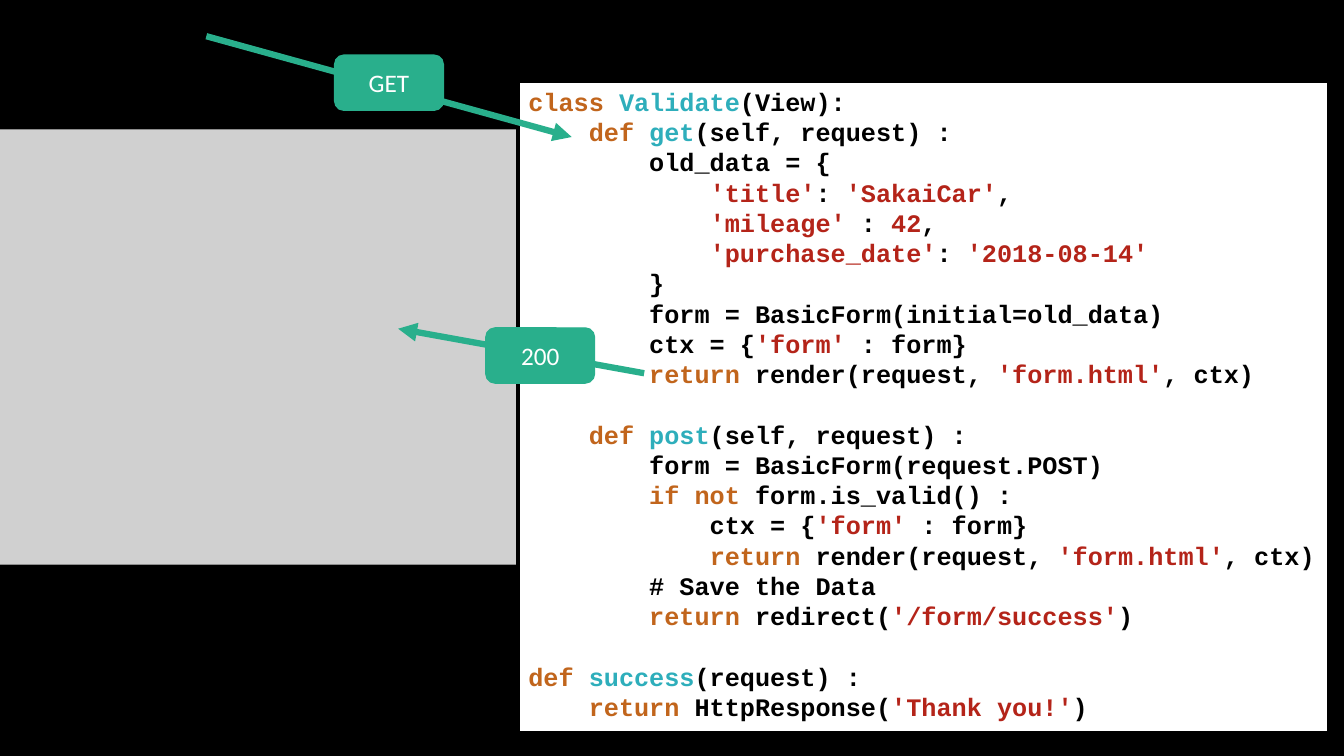
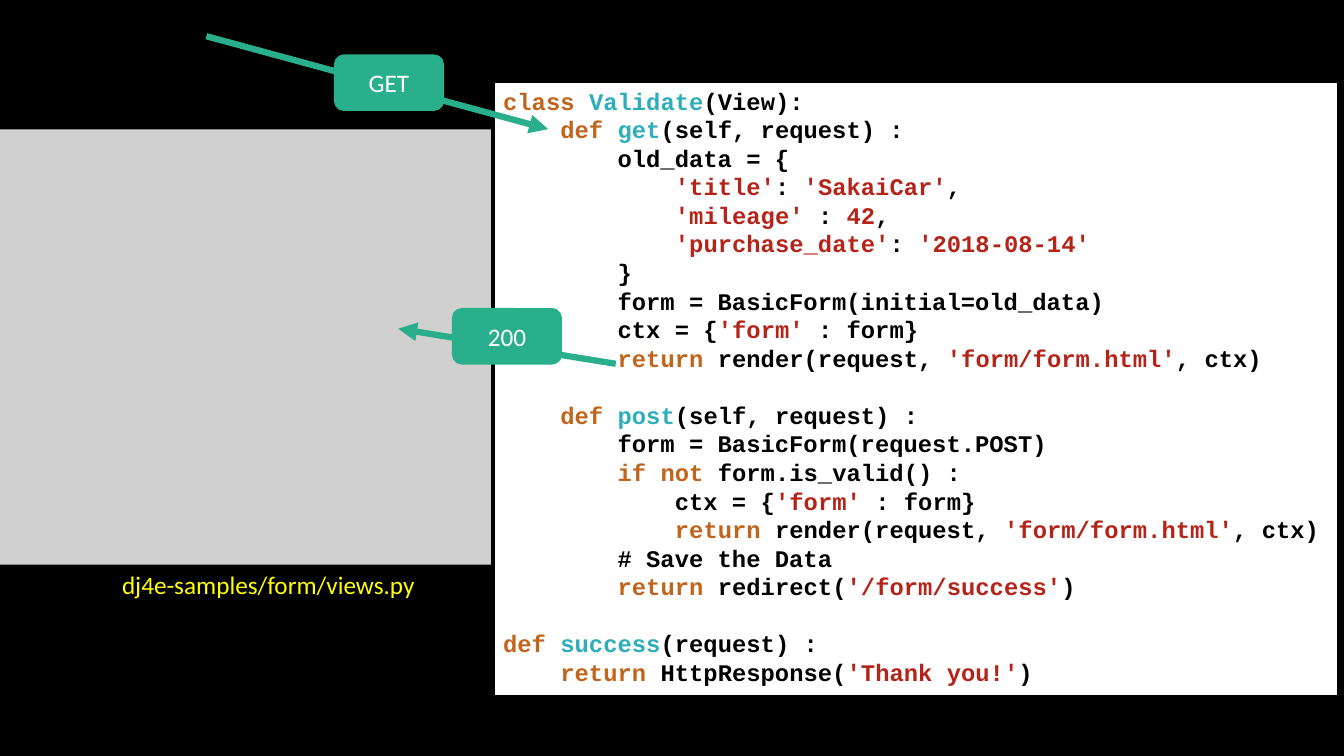
Before and after one commit to csev/dj4e, a slide deck: slide 25 of lectures/DJ-09-Forms.pptx (slide 24 before the commit). Drawn at 1344x756 pixels with LibreOffice and Linux fonts; fonts in the diff are those of the drawing; grey boxes stand for pictures. Boxes give left, top, right and bottom in pixels: in the first picture for what was removed or moved away, otherwise in the second. Text is boxed around its words. In the diff, an @@ line names an element or a change of style, - is before the commit and + after.

```diff
--- a/lectures/DJ-09-Forms.pptx
+++ b/lectures/DJ-09-Forms.pptx
@@ arrow moved from (207, 36) - (572, 137) to (207, 36) - (548, 129) @@
@@ rectangle "class Validate(View):" resized from (x1=518, y1=82, x2=1329, y2=733) to (x1=493, y1=82, x2=1340, y2=698) @@
@@ text in rectangle at (x1=503, y1=92, x2=1104, y2=686): size 18 to 17 pt in "class Validate(View):", "def get(self, request) :", "old_data = {", "'title': 'SakaiCar'," and 13 more places @@
@@ arrow moved from (644, 373) - (398, 329) to (616, 364) - (398, 329) @@
@@ rounded rectangle "200" moved from (x1=486, y1=328, x2=595, y2=383) to (x1=453, y1=309, x2=562, y2=364) @@
@@ text in rectangle at (x1=618, y1=349, x2=1262, y2=372): text changed; size 18 to 17 pt @@
-return render(request, 'form.html', ctx)
+return render(request, 'form/form.html', ctx)
@@ text in rectangle at (x1=675, y1=521, x2=1319, y2=543): text changed; size 18 to 17 pt @@
-return render(request, 'form.html', ctx)
+return render(request, 'form/form.html', ctx)
@@ text added at (x1=122, y1=576, x2=414, y2=599), 18 pt, text #FFFF00 @@
+dj4e-samples/form/views.py
```
Also in this commit, not shown: 13 other slides changed, 2 slides added, 7 other files.
